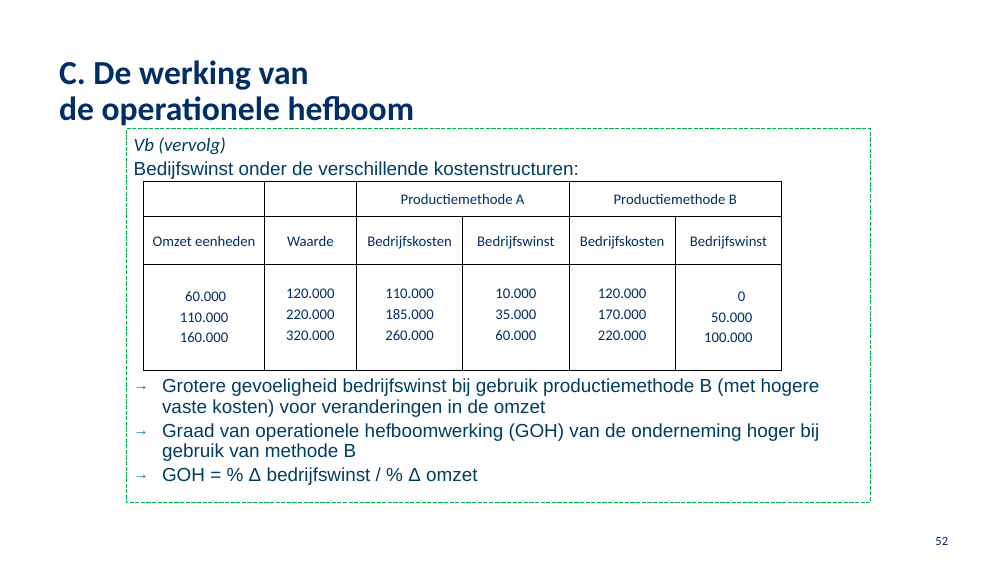
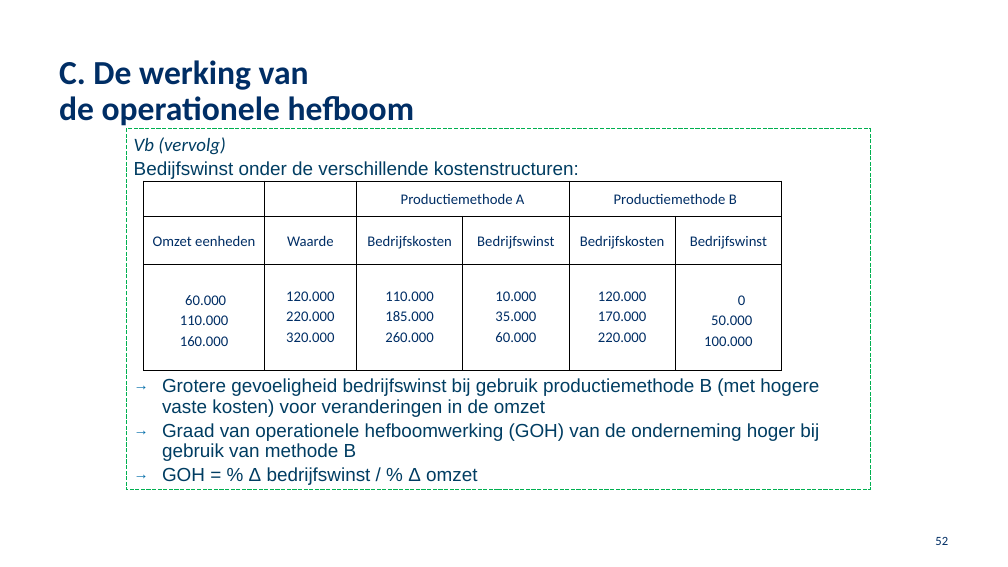
Before and after one commit to JasonLiu1229/University-Vault, a slide deck: slide 52 of School 2024-2025/FJ/Hoofdstuk 3 (2024 ).pptx. Drawn at 1008x567 pixels with LibreOffice and Linux fonts; fonts in the diff are those of the drawing; background and template pictures are left out. Boxes give left, top, right and bottom in pixels: in the first picture for what was removed or moved away, otherwise in the second. Text is boxed around its words. In the diff, an @@ line names an element or a change of style, - is before the commit and + after.

Commit message:
new lecture

```diff
--- a/School 2024-2025/FJ/Hoofdstuk 3 (2024 ).pptx
+++ b/School 2024-2025/FJ/Hoofdstuk 3 (2024 ).pptx
@@ rectangle "Vb (vervolg)": place and size @@
-rectangle "Vb (vervolg)" at <box>126,129,870,503</box>
+rectangle "Vb (vervolg)" at <box>126,129,870,490</box>
@@ rectangle "Vb (vervolg)" at <box>126,129,870,490</box>: outline #00B050 0.75 pt dashed to #00B050 0 pt dashed @@
@@ table at <box>144,181,783,370</box> @@
@@ borders changed @@
```
Also in this commit, not shown: 42 other slides changed, 3 other files.
